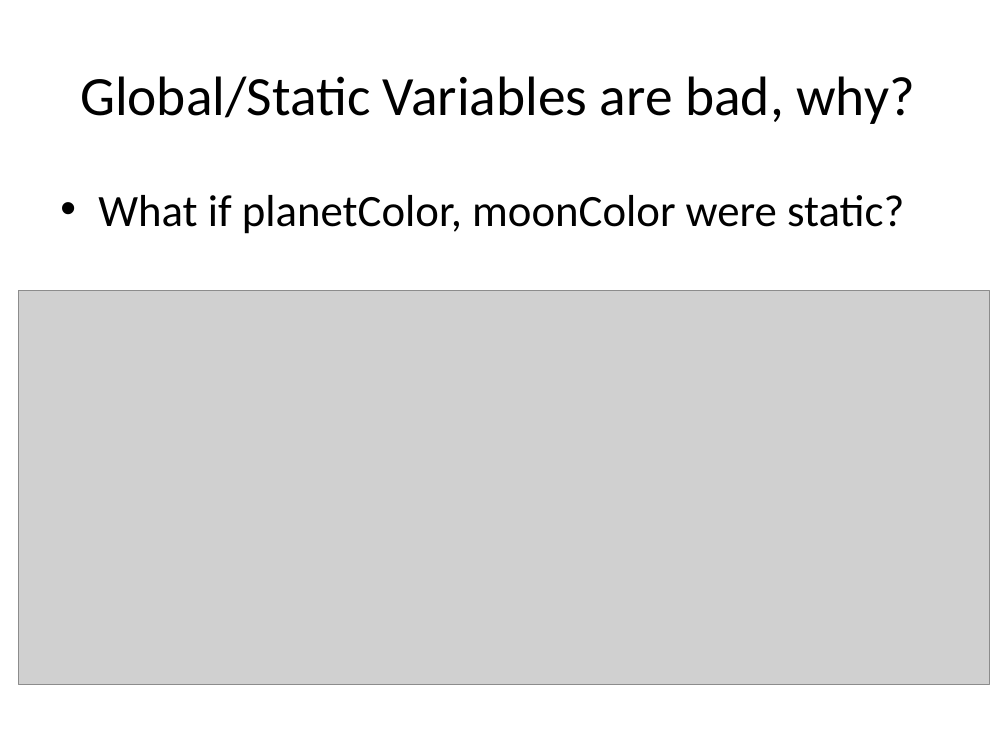
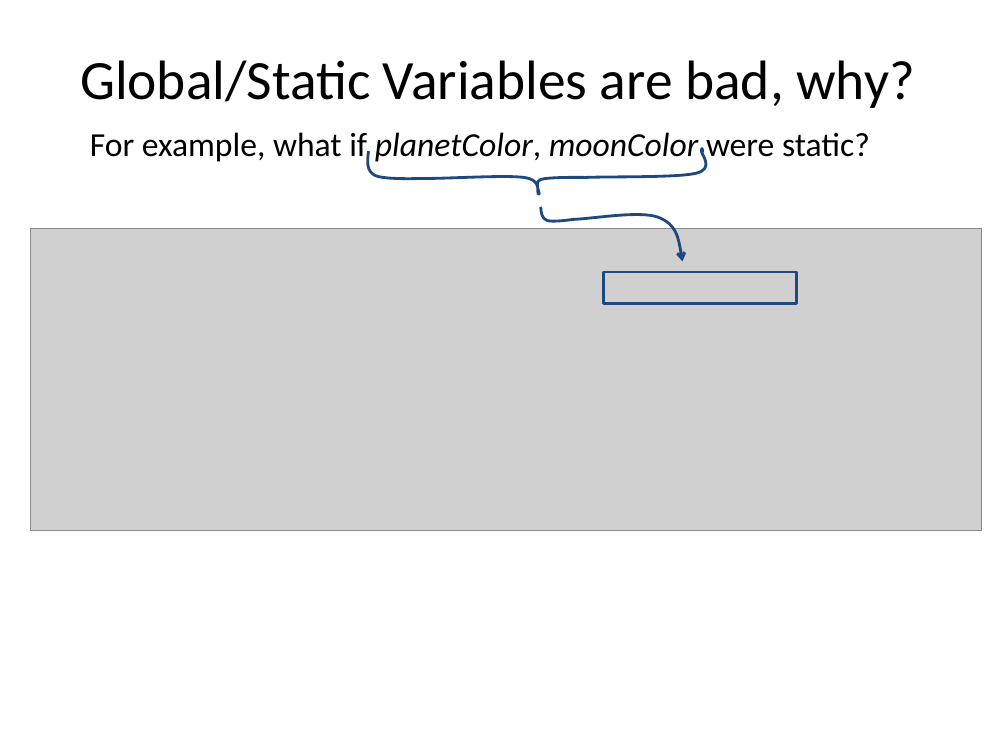
Before and after one commit to RHIT-CSSE/csse220, a slide deck: slide 10 of ClassMaterials/IntroToUnitTesting/Slides/UnitTesting.pptx (slide 9 before the commit). Drawn at 1008x756 pixels with LibreOffice and Linux fonts; fonts in the diff are those of the drawing; grey boxes stand for pictures. Boxes give left, top, right and bottom in pixels: in the first picture for what was removed or moved away, otherwise in the second. Text is boxed around its words. In the diff, an @@ line names an element or a change of style, - is before the commit and + after.

```diff
--- a/ClassMaterials/IntroToUnitTesting/Slides/UnitTesting.pptx
+++ b/ClassMaterials/IntroToUnitTesting/Slides/UnitTesting.pptx
@@ title "Global/Static Variables are bad, why?": place and size @@
-title "Global/Static Variables are bad, why?" at (80,76,914,124)
+title "Global/Static Variables are bad, why?" at (80,60,914,108)
@@ text at (90,132,870,164): text changed; size 32 to 24 pt @@
-• What if planetColor, moonColor were static?
+For example, what if planetColor, moonColor were static?
@@ freeform shape added at (368,148,707,194), outline #1F497D 2 pt @@
@@ freeform shape added at (540,207,682,261), outline #1F497D 2 pt @@
@@ picture: place and size @@
-picture at (18,290,989,684)
+picture at (30,229,981,530)
@@ rectangle added at (604,272,797,303), outline #1F497D 2 pt @@
```
Also in this commit, not shown: 4 other slides changed, 3 slides added.
